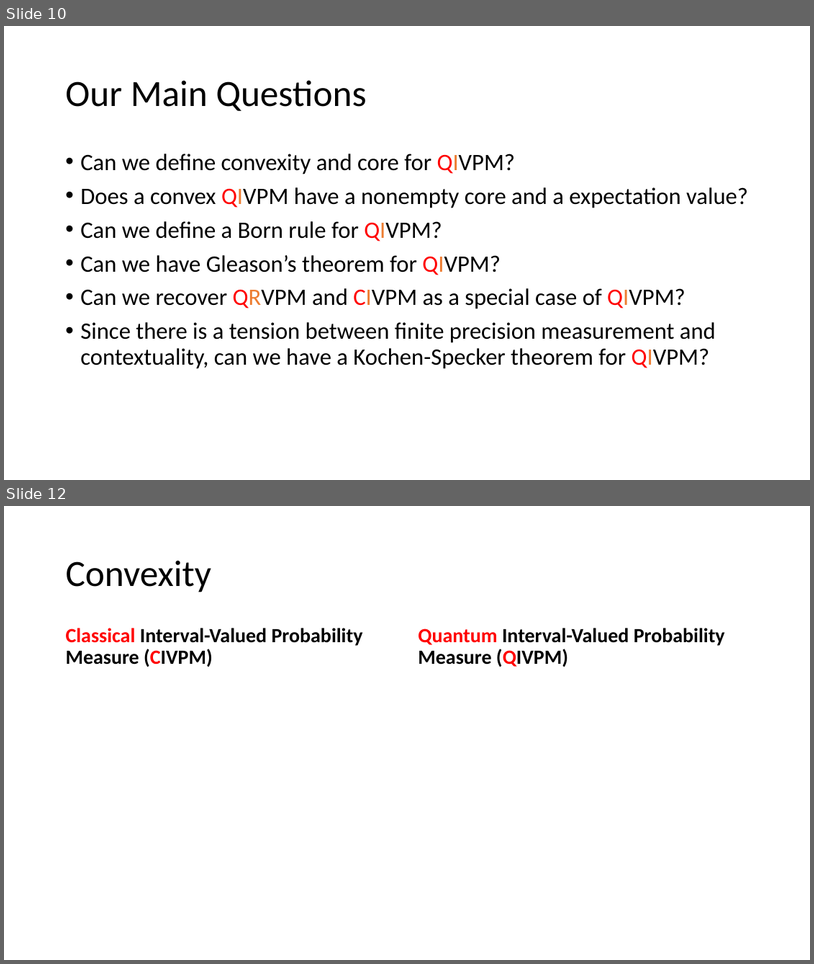
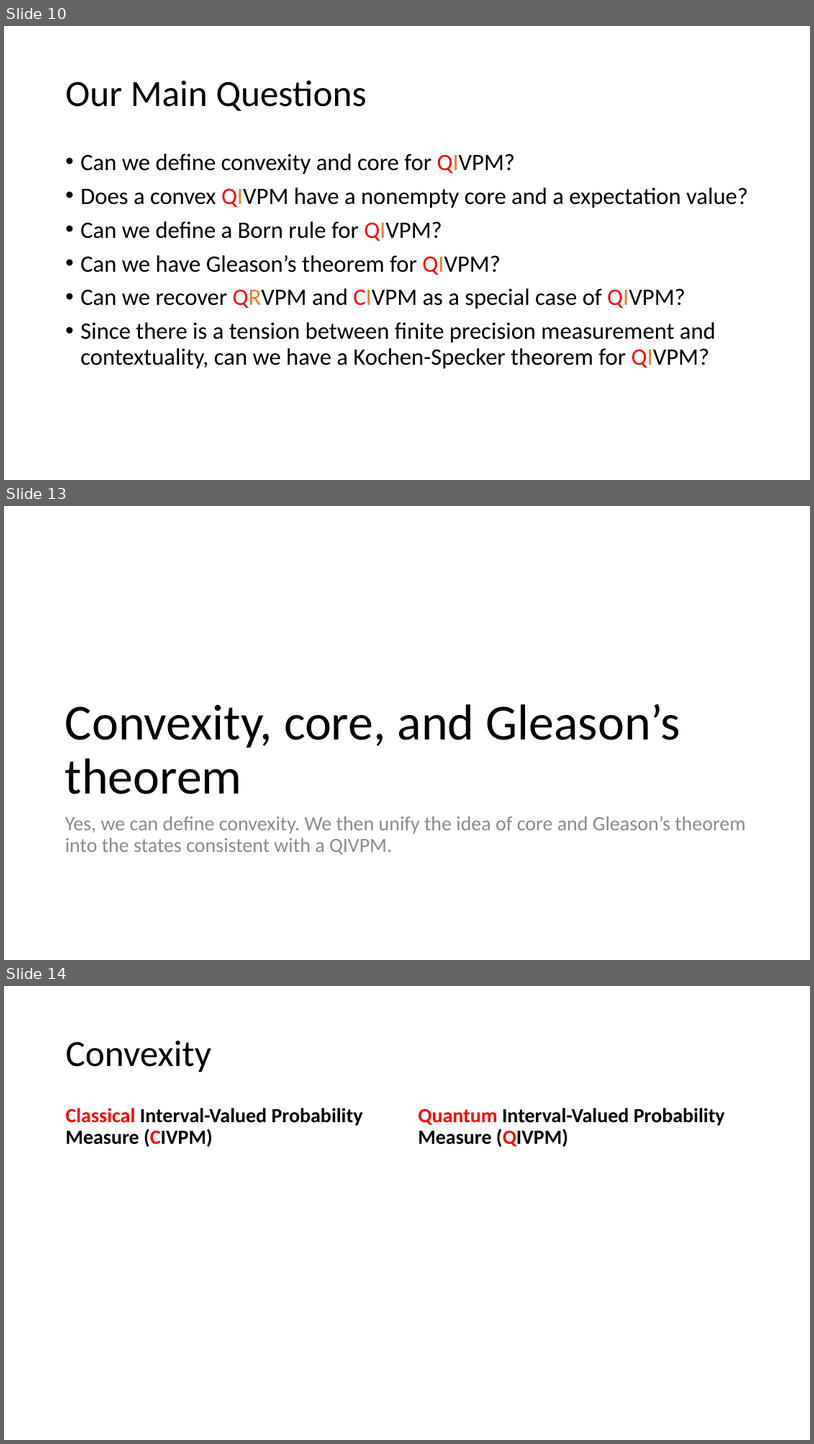
Before and after one commit to yuttai/Contextuality-and-Nonlocality-in-Discrete-Quantum-Theory, a slide deck: prop_letter.pptx. Shown one above the other, each under a label of ours: slides 10 and 12 before the commit, slides 10, 13 and 14 after it; the slides between them are not shown. The pictures are 814x964 and 814x1444 pixels, drawn with LibreOffice and Linux fonts; fonts in the diff are those of the drawing; grey boxes stand for pictures. Boxes give left, top, right and bottom in pixels: in the first picture for what was removed or moved away, otherwise in the second. Text is boxed around its words. In the diff, an @@ line names an element or a change of style, - is before the commit and + after.

```diff
--- a/prop_letter.pptx
+++ b/prop_letter.pptx
@@ slide 13 added at bbox=[4, 506, 810, 960], background #FFFFFF @@
@@ title added at bbox=[65, 703, 680, 794], 60 pt, text #000000 @@
+Convexity, core, and Gleason’s theorem
@@ text added at bbox=[65, 816, 746, 854], 24 pt, text #8C8C8C @@
+Yes, we can define convexity. We then unify the idea of core and Gleason’s theorem into the states consistent with a QIVPM.
@@ what was slide 12 is now slide 14 @@
```
Also in this commit, not shown: 1 slide changed, 2 other slides added.
